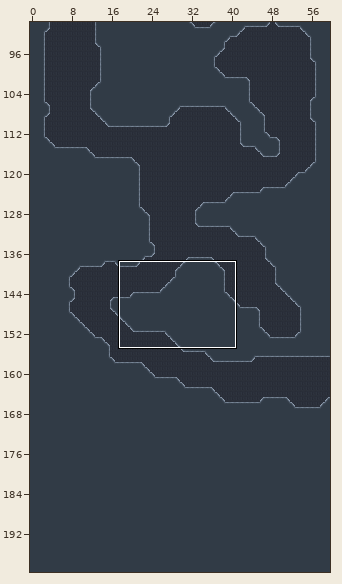
Two versions of a level (Tiled map, assets/map/level00.tmx). The first picture is a wide view before the edit; the outline marks the close-up.
Close-up. Before the commit:
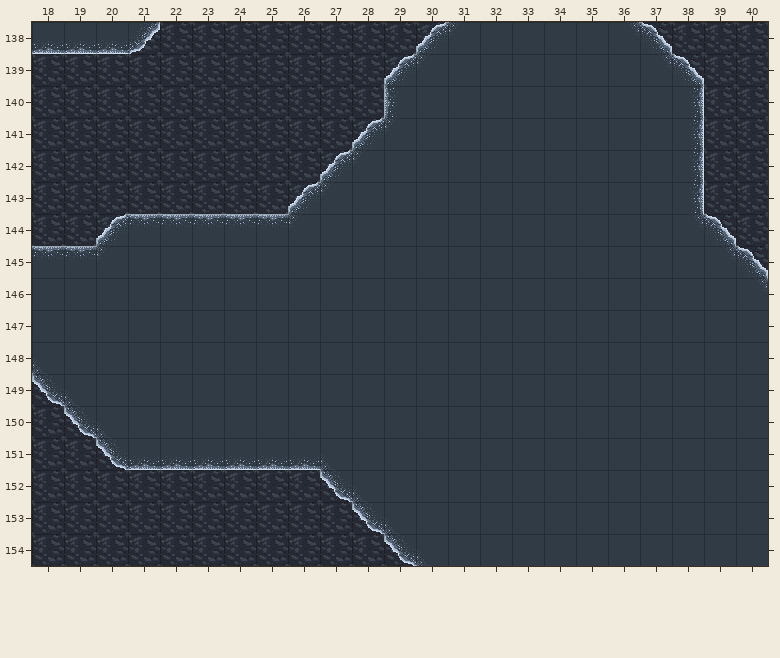
Cells are 32x32 px. Shown: x 18..40, y 138..154. The commit also changed other parts of the map, which this record leaves out.
After the commit:
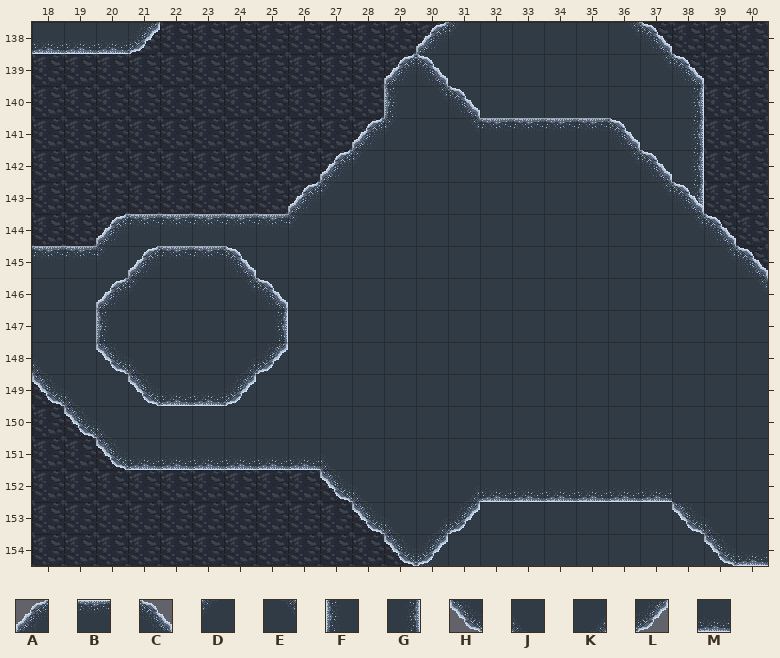
Key: from "slopes": A 11, B 12, C 14, D 20, E 23, F 28, G 33, H 37, J 38, K 41, L 42, M 48.
_ is an empty cell.
Edits made:
Layer "forground":
y 139: x 30 _ -> C
y 140: x 30..31 __ -> EC
y 141: x 31..36 ______ -> EBBBBC
y 142: x 36..37 __ -> EC
y 143: x 37..38 __ -> EC
y 145: x 21..24 ____ -> ABBC
y 146: x 20..21 __ -> AD; x 24..25 __ -> EC
y 147: x 20 _ -> F; x 25 _ -> G
y 148: x 20..21 __ -> HJ; x 24..25 __ -> KL
y 149: x 21..24 ____ -> HMML
y 152: x 31..37 _______ -> KMMMMMM
y 153: x 30..31 __ -> KL; x 38..39 __ -> HJ
y 154: x 30 _ -> L; x 39..40 __ -> HM
